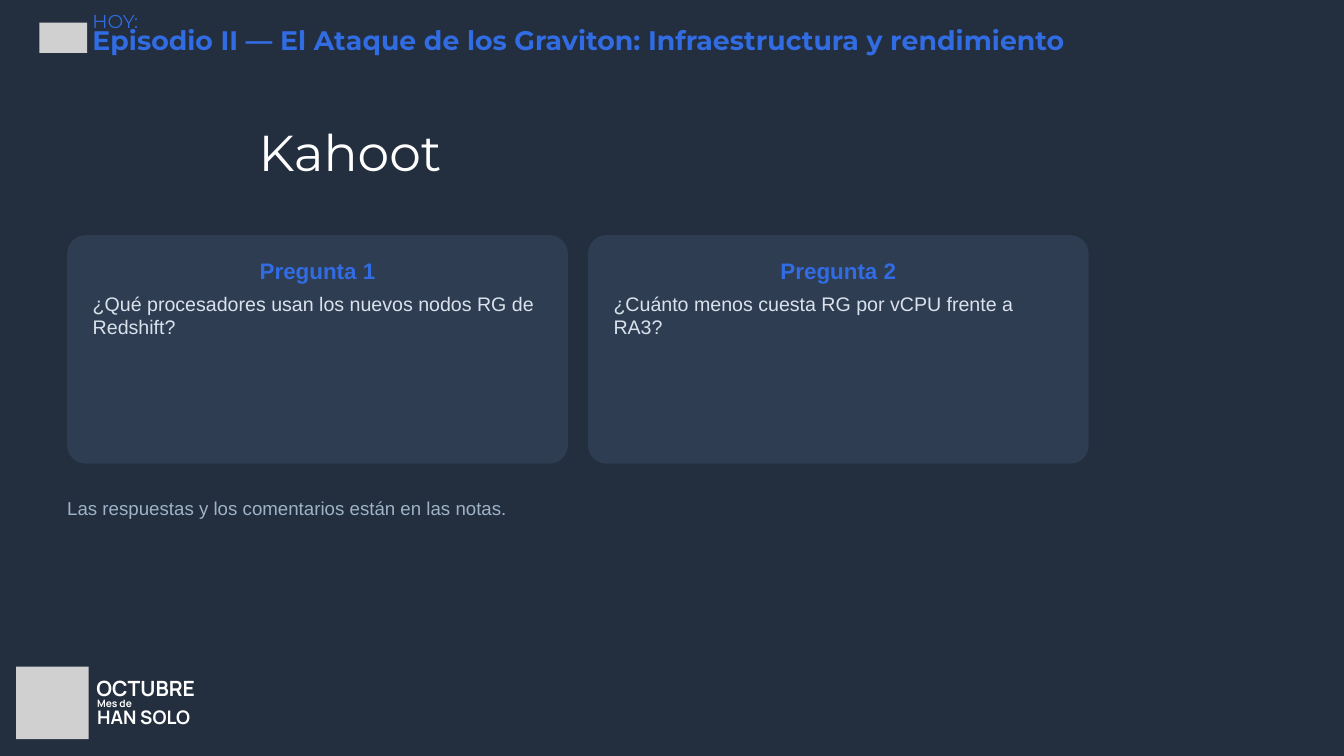
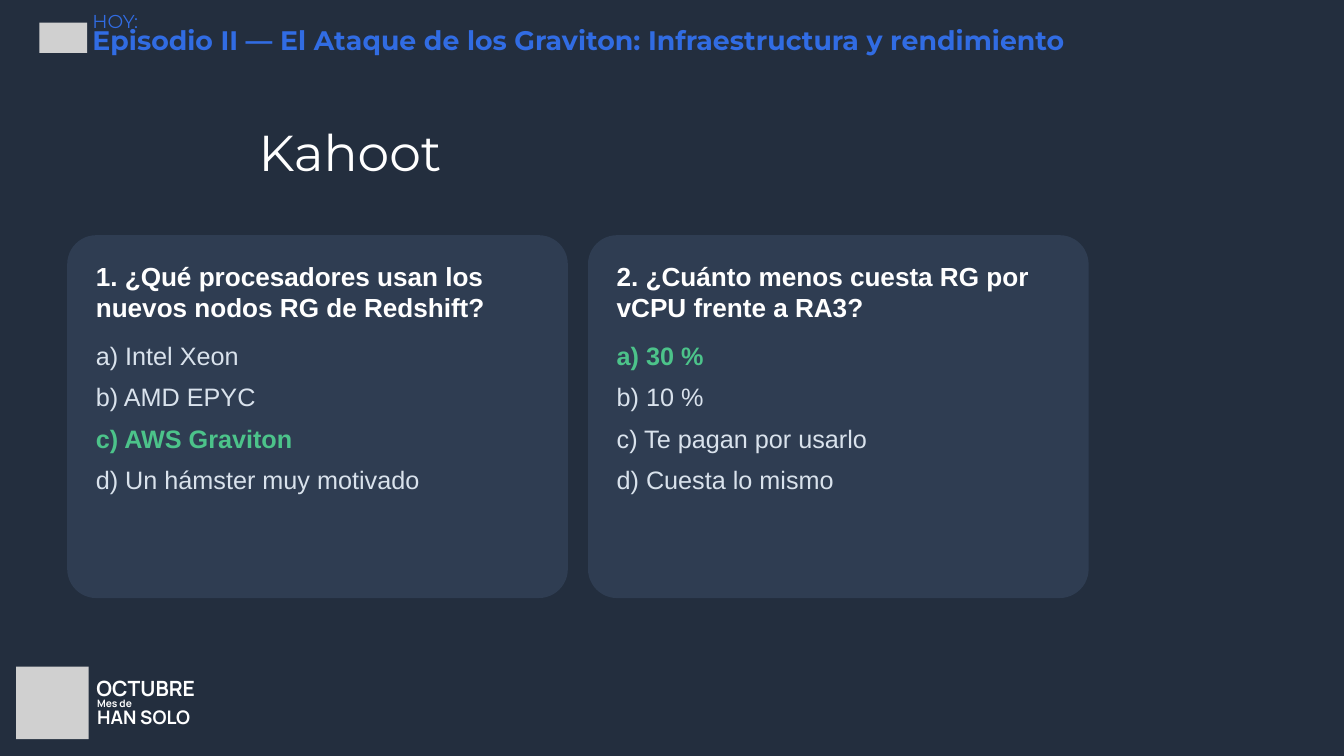
Before and after one commit to andrezc98/redshift-redemption, a slide deck: slide 37 of slides/redshift-redemption.pptx (slide 36 before the commit). Drawn at 1344x756 pixels with LibreOffice and Linux fonts; fonts in the diff are those of the drawing; grey boxes stand for pictures; background and template pictures are left out. Boxes give left, top, right and bottom in pixels: in the first picture for what was removed or moved away, otherwise in the second. Text is boxed around its words. In the diff, an @@ line names an element or a change of style, - is before the commit and + after.

```diff
--- a/slides/redshift-redemption.pptx
+++ b/slides/redshift-redemption.pptx
@@ rounded rectangle "1. ¿Qué procesadores usan los ...": place and size @@
-rounded rectangle "1. ¿Qué procesadores usan los ..." at bbox=[67, 235, 568, 464]
+rounded rectangle "1. ¿Qué procesadores usan los ..." at bbox=[67, 235, 568, 598]
@@ rounded rectangle "2. ¿Cuánto menos cuesta RG ...": place and size @@
-rounded rectangle "2. ¿Cuánto menos cuesta RG ..." at bbox=[588, 235, 1089, 464]
+rounded rectangle "2. ¿Cuánto menos cuesta RG ..." at bbox=[588, 235, 1089, 598]
@@ text in rounded rectangle at bbox=[96, 267, 484, 494]: text changed; size 21 to 27 pt; text colour #D9E2EC to #FFFFFF; bold on @@
-Pregunta 1
-¿Qué procesadores usan los nuevos nodos RG de Redshift?
+1. ¿Qué procesadores usan los nuevos nodos RG de Redshift?
+a) Intel Xeon
+b) AMD EPYC
+c) AWS Graviton
+d) Un hámster muy motivado
@@ text in rounded rectangle at bbox=[617, 267, 1028, 494]: text changed; size 21 to 27 pt; text colour #D9E2EC to #FFFFFF; bold on @@
-Pregunta 2
-¿Cuánto menos cuesta RG por vCPU frente a RA3?
+2. ¿Cuánto menos cuesta RG por vCPU frente a RA3?
+a) 30 %
+b) 10 %
+c) Te pagan por usarlo
+d) Cuesta lo mismo
@@ text removed at bbox=[67, 501, 507, 519] @@
-Las respuestas y los comentarios están en las notas.
```
Also in this commit, not shown: 1 other slide changed, 1 slide added, 3 other files.
